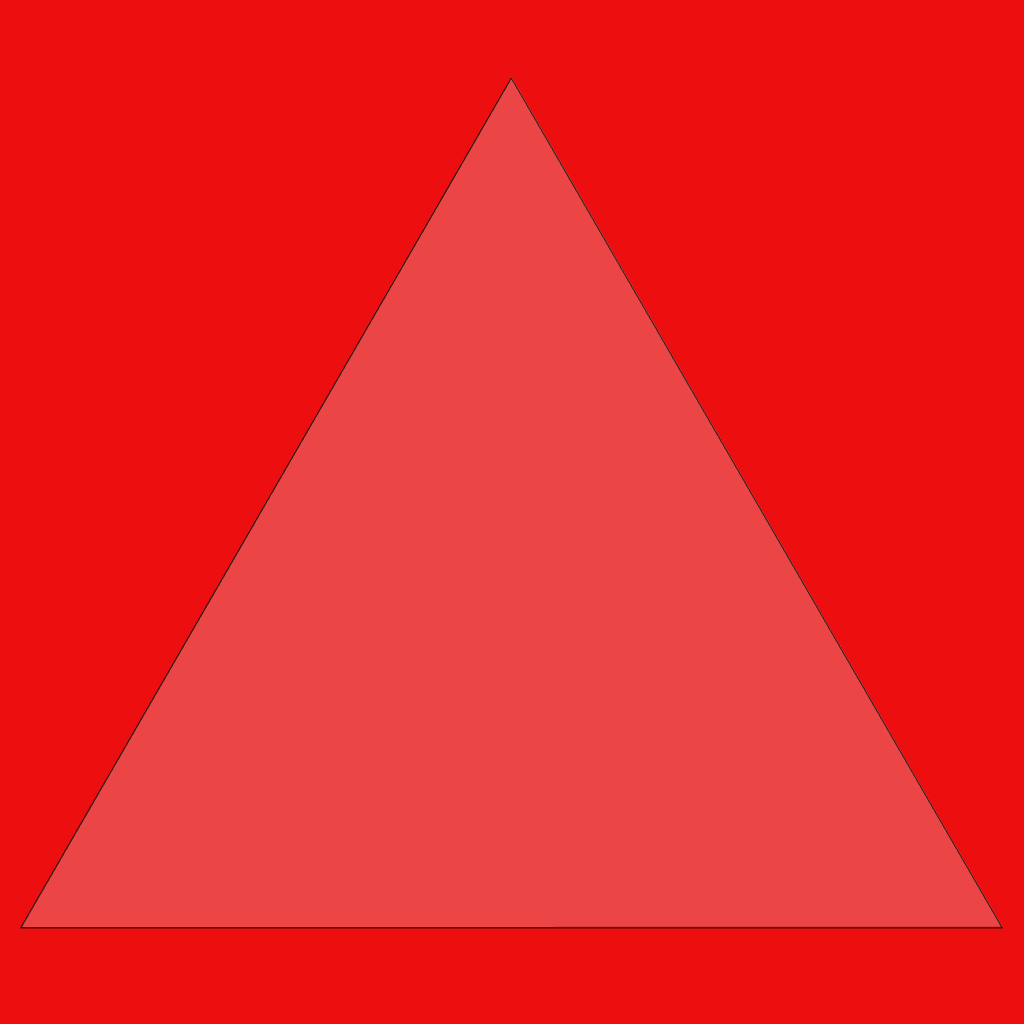
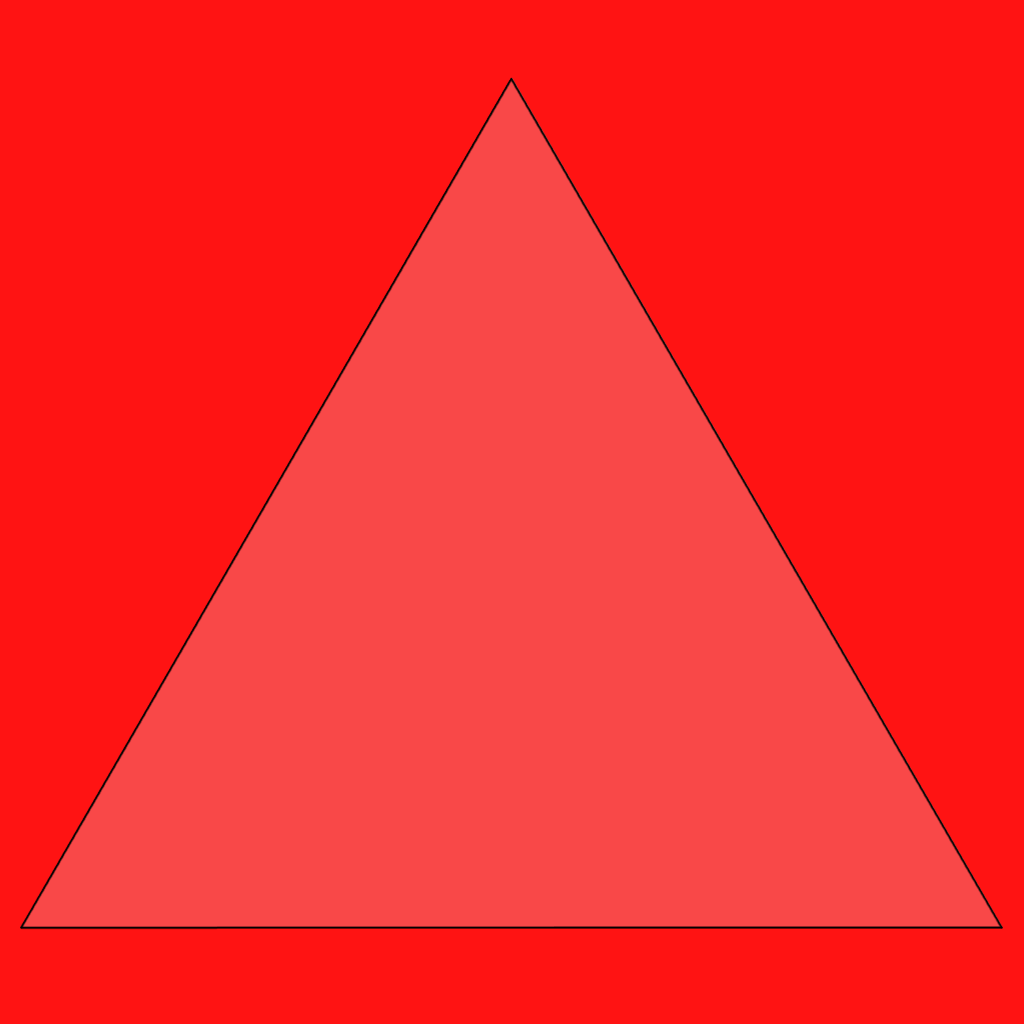
Revision of a layered 1024x1024 image; what changed, layer by layer:
painted on "icosahedron.png" over [20, 77, 1003, 930]
painted on "Layer" over [0, 0, 1024, 1024]
